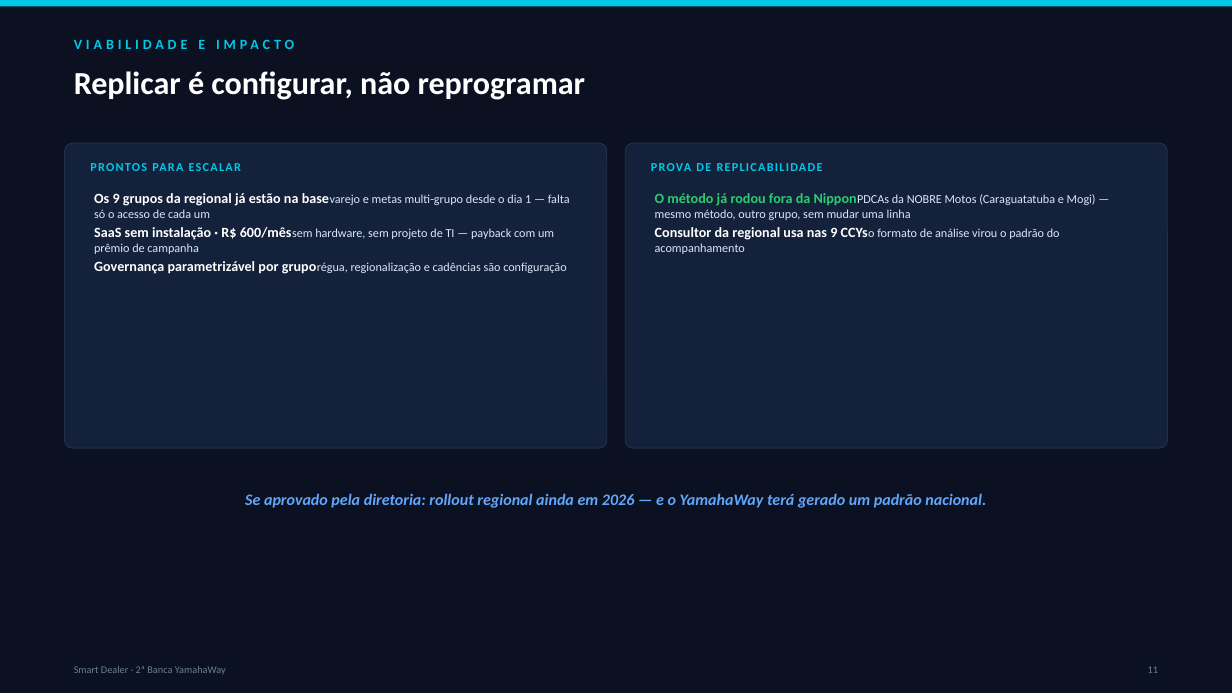
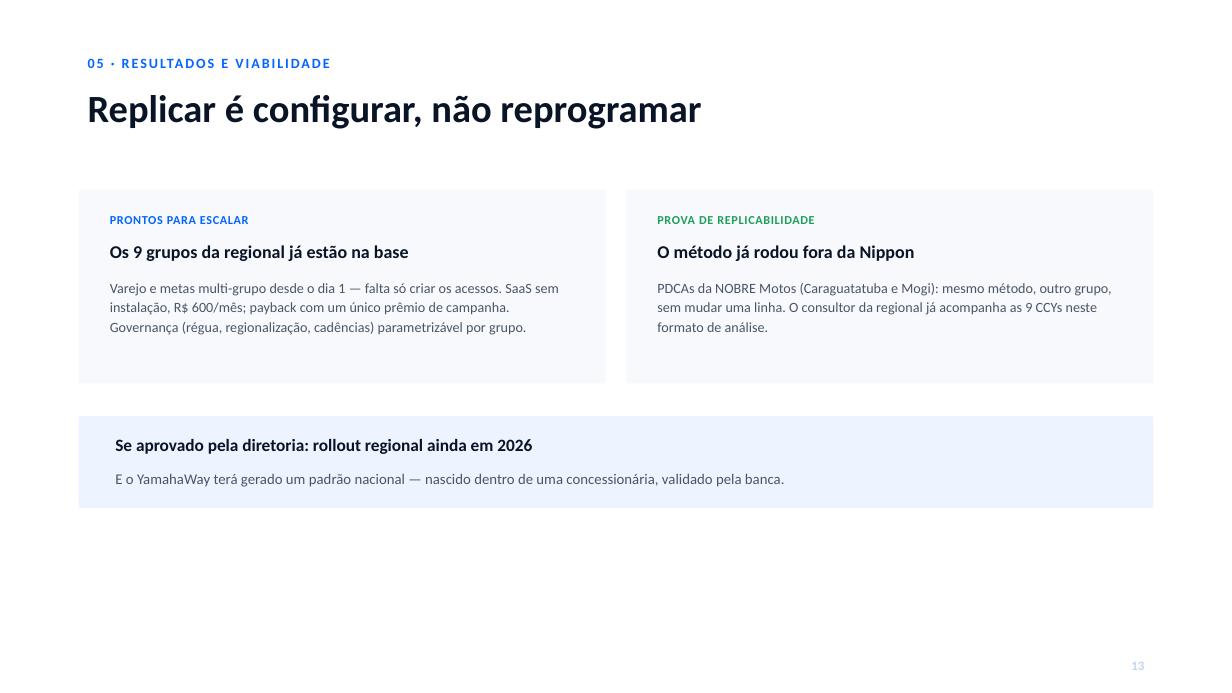
Before and after one commit to Caiquespkt0611/smart-dealer, a slide deck: slide 14 of _NOVAS MELHORIAS/DECK-BANCA-YAMAHAWAY.pptx (slide 11 before the commit). Drawn at 1232x693 pixels with LibreOffice and Linux fonts; fonts in the diff are those of the drawing. Boxes give left, top, right and bottom in pixels: in the first picture for what was removed or moved away, otherwise in the second. Text is boxed around its words. In the diff, an @@ line names an element or a change of style, - is before the commit and + after.

```diff
--- a/_NOVAS MELHORIAS/DECK-BANCA-YAMAHAWAY.pptx
+++ b/_NOVAS MELHORIAS/DECK-BANCA-YAMAHAWAY.pptx
@@ background #0B1120 to #FFFFFF @@
@@ rectangle removed at (0,0,1232,6) @@
@@ text added at (132,59,139,68), 11 pt, text #0365FE, bold @@
+05 · RESULTADOS E VIABILIDADE
@@ text removed at (181,40,188,49) @@
-VIABILIDADE E IMPACTO
@@ text "Replicar é configurar, não reprogramar": place and size @@
-text "Replicar é configurar, não reprogramar" at (74,71,585,100)
+text "Replicar é configurar, não reprogramar" at (88,95,701,129)
@@ text "Replicar é configurar, não reprogramar" at (88,95,701,129): size 25 to 30 pt, text colour #FFFFFF to #091426 @@
@@ rounded rectangle at (79,189,606,384): fill #13213A to #F7F9FC; outline #22304A 0.75 pt to none; proportions changed @@
@@ rounded rectangle: place and size @@
-rounded rectangle at (65,143,607,448)
+rounded rectangle at (79,189,606,384)
@@ rounded rectangle: place and size @@
-rounded rectangle at (625,143,1167,448)
+rounded rectangle at (627,189,1154,384)
@@ rounded rectangle at (627,189,1154,384): fill #13213A to #F7F9FC; outline #22304A 0.75 pt to none; proportions changed @@
@@ text "PRONTOS PARA ESCALAR": place and size @@
-text "PRONTOS PARA ESCALAR" at (81,154,590,178)
+text "PRONTOS PARA ESCALAR" at (110,216,249,224)
@@ text "PRONTOS PARA ESCALAR" at (110,216,249,224): text colour #00C8E8 to #0365FE, letter spacing 1 to 0.5 pt @@
@@ text "PROVA DE REPLICABILIDADE": place and size @@
-text "PROVA DE REPLICABILIDADE" at (920,228,932,237)
+text "PROVA DE REPLICABILIDADE" at (657,216,814,224)
@@ text "PROVA DE REPLICABILIDADE" at (657,216,814,224): text colour #00C8E8 to #1E9E5A, letter spacing 1 to 0.5 pt @@
@@ text added at (110,245,409,261), 14 pt, text #091426, bold @@
+Os 9 grupos da regional já estão na base
@@ text added at (657,245,915,261), 14 pt, text #091426, bold @@
+O método já rodou fora da Nippon
@@ text at (110,283,559,335): text changed; size 9.5 to 11 pt; text colour #D9E6F7 to #4A5568 @@
-• Os 9 grupos da regional já estão na basevarejo e metas multi-grupo desde o dia 1 — falta só o acesso de cada um
-• SaaS sem instalação · R$ 600/mêssem hardware, sem projeto de TI — payback com um prêmio de campanha
-• Governança parametrizável por gruporégua, regionalização e cadências são configuração
+Varejo e metas multi-grupo desde o dia 1 — falta só criar os acessos. SaaS sem instalação, R$ 600/mês; payback com um único prêmio de campanha. Governança (régua, regionalização, cadências) parametrizável por grupo.
@@ text at (657,283,1112,332): text changed; size 9.5 to 11 pt; text colour #D9E6F7 to #4A5568 @@
-• O método já rodou fora da NipponPDCAs da NOBRE Motos (Caraguatatuba e Mogi) — mesmo método, outro grupo, sem mudar uma linha
-• Consultor da regional usa nas 9 CCYso formato de análise virou o padrão do acompanhamento
+PDCAs da NOBRE Motos (Caraguatatuba e Mogi): mesmo método, outro grupo, sem mudar uma linha. O consultor da regional já acompanha as 9 CCYs neste formato de análise.
@@ rounded rectangle added at (79,416,1153,508), fill #EEF4FF @@
@@ text at (115,439,532,454): text changed; size 12.5 to 13.5 pt; text colour #61A6FB to #091426; italic off @@
-Se aprovado pela diretoria: rollout regional ainda em 2026 — e o YamahaWay terá gerado um padrão nacional.
+Se aprovado pela diretoria: rollout regional ainda em 2026
@@ text added at (115,473,785,487), 11.5 pt, text #4A5568 @@
+E o YamahaWay terá gerado um padrão nacional — nascido dentro de uma concessionária, validado pela banca.
@@ text removed at (74,666,226,675) @@
-Smart Dealer · 2ª Banca YamahaWay
@@ text added at (1131,662,1144,670), 10 pt, text #C3D6F0, bold @@
+13
@@ text removed at (1148,666,1158,673) @@
-11
```
Also in this commit, not shown: 8 other slides changed, 12 slides added, 4 slides removed, 15 other files.
